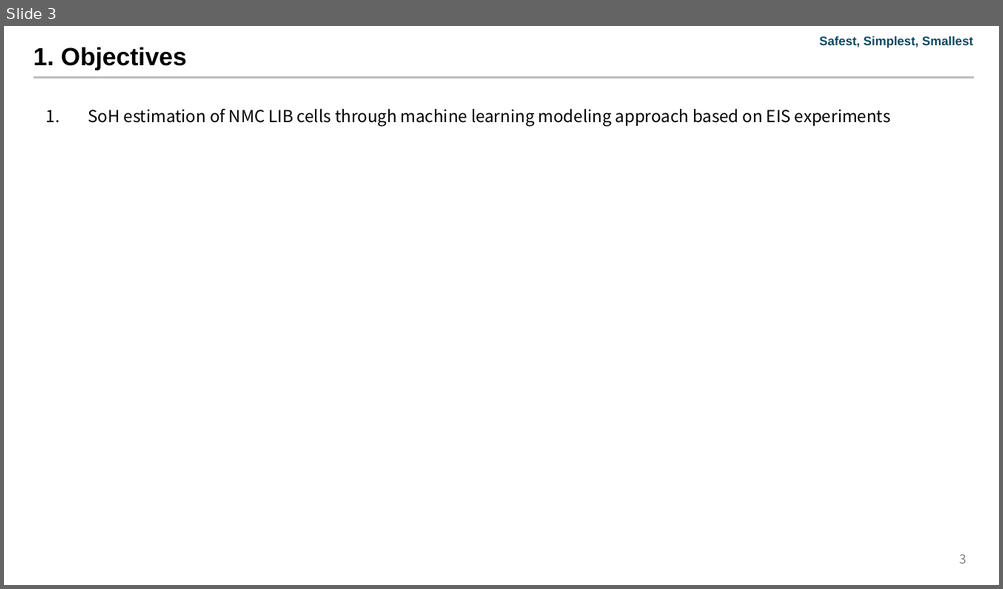
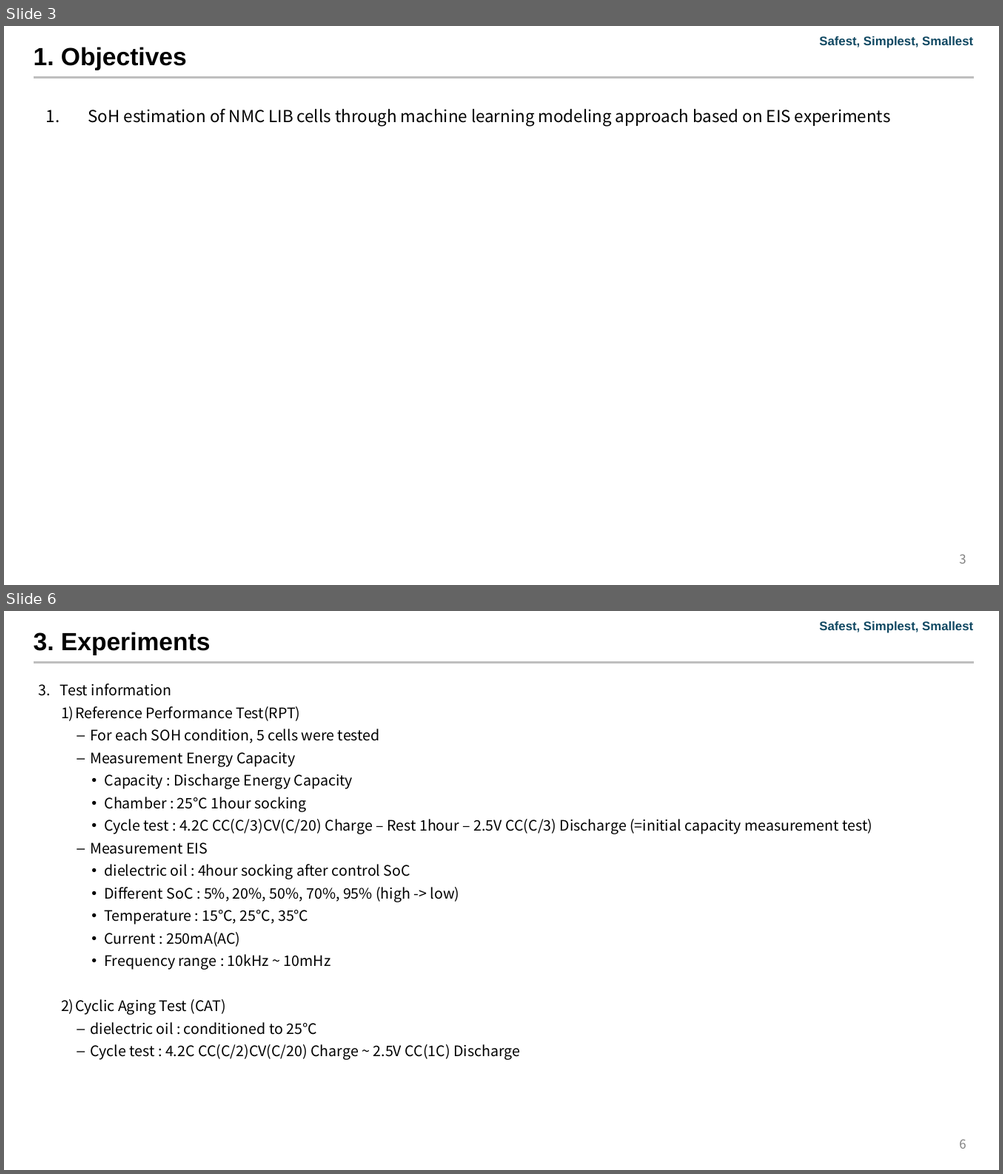
Before and after one commit to Jeong97/Practice_with_paper_data_sets, a slide deck: Accelerated SoH estimation of second life LIB via EIS and ML/Paper/Accelerated SoH estimation of second life LIB via EIS and ML-V00.01-241103.pptx. Shown one above the other, each under a label of ours: slide 3 before the commit, slides 3 and 6 after it; the slides between them are not shown. The pictures are 1003x589 and 1003x1174 pixels, drawn with LibreOffice and Linux fonts; fonts in the diff are those of the drawing; background and template pictures are left out. Boxes give left, top, right and bottom in pixels: in the first picture for what was removed or moved away, otherwise in the second. Text is boxed around its words. In the diff, an @@ line names an element or a change of style, - is before the commit and + after.

```diff
--- a/Accelerated SoH estimation of second life LIB via EIS and ML/Paper/Accelerated SoH estimation of second life LIB via EIS and ML-V00.01-241103.pptx
+++ b/Accelerated SoH estimation of second life LIB via EIS and ML/Paper/Accelerated SoH estimation of second life LIB via EIS and ML-V00.01-241103.pptx
@@ slide 6 added at [4, 611, 999, 1170], background #FFFFFF; not listed: 2 template elements that a slide beside it also shows @@
@@ title added at [34, 632, 210, 655], 24 pt, text #000000, bold @@
+3. Experiments
@@ text added at [60, 684, 873, 1060], 14 pt, text #000000 @@
+3. Test information
+  1) Reference Performance Test(RPT)
+    – For each SOH condition, 5 cells were tested
+    – Measurement Energy Capacity
+      • Capacity : Discharge Energy Capacity
+      • Chamber : 25℃ 1hour socking
+      • Cycle test : 4.2C CC(C/3)CV(C/20) Charge – Rest 1hour – 2.5V CC(C/3) Discharge (=initial capacity measurement test)
+    – Measurement EIS
+      • dielectric oil : 4hour socking after control SoC
+      • Different SoC : 5%, 20%, 50%, 70%, 95% (high -> low)
+      • Temperature : 15℃, 25℃, 35℃
+      • Current : 250mA(AC)
+      • Frequency range : 10kHz ~ 10mHz
+  2) Cyclic Aging Test (CAT)
+    – dielectric oil : conditioned to 25℃
+    – Cycle test : 4.2C CC(C/2)CV(C/20) Charge ~ 2.5V CC(1C) Discharge
@@ page number added at [959, 1139, 965, 1149], 12 pt, text #808080 @@
+6
```
Also in this commit, not shown: 2 slides changed, 20 other slides added, 1 other file.
